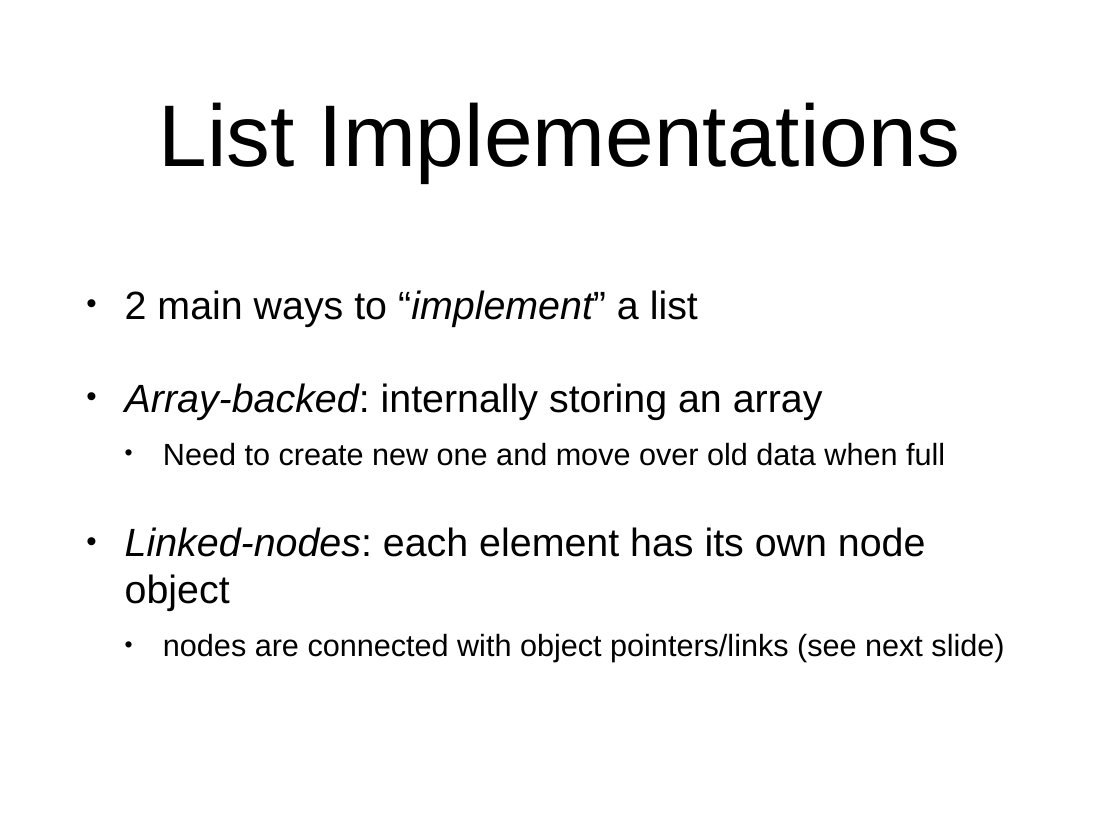
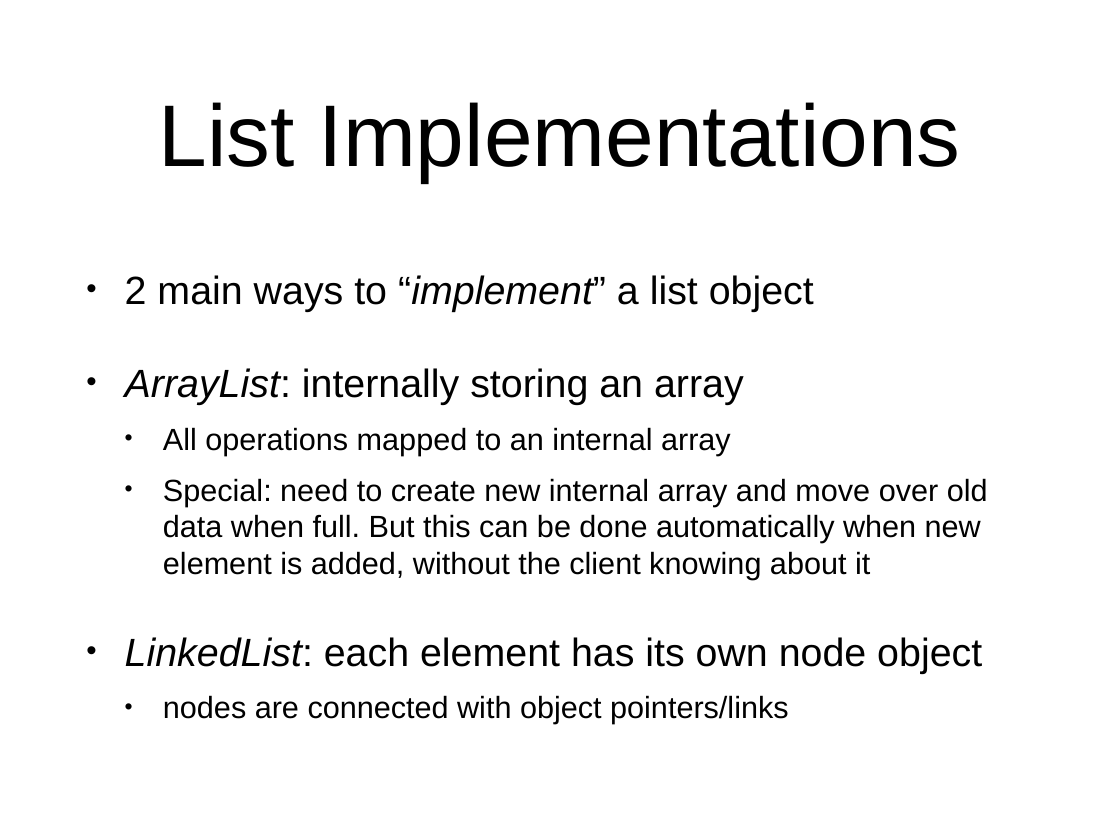
Before and after one commit to arcuri82/algorithms, a slide deck: slide 31 of docs/slides/01/01_intro.pptx. Drawn at 1120x840 pixels with LibreOffice and Linux fonts; fonts in the diff are those of the drawing. Boxes give left, top, right and bottom in pixels: in the first picture for what was removed or moved away, otherwise in the second. Text is boxed around its words. In the diff, an @@ line names an element or a change of style, - is before the commit and + after.

```diff
--- a/docs/slides/01/01_intro.pptx
+++ b/docs/slides/01/01_intro.pptx
@@ text at bbox=[125, 275, 988, 724]: text changed; size 36 to 28 pt @@
-• 2 main ways to “implement” a list
-• Array-backed: internally storing an array
-  • Need to create new one and move over old data when full
-• Linked-nodes: each element has its own node object
-  • nodes are connected with object pointers/links (see next slide)
+• 2 main ways to “implement” a list object
+• ArrayList: internally storing an array
+  • All operations mapped to an internal array
+  • Special: need to create new internal array and move over old data when full. But this can be done automatically when new element is added, without the client knowing about it
+• LinkedList: each element has its own node object
+  • nodes are connected with object pointers/links
```
Also in this commit, not shown: 3 other slides changed, 2 slides added, 2 slides removed, 1 other file.
